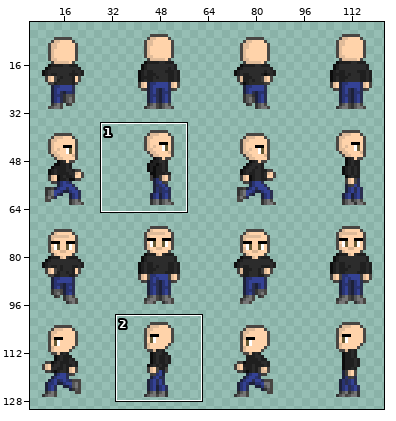
Sprite sheet -- res/entities/Bandit/bandit0_spritesheet.png. The first picture is a wide view before the edit; the outline marks the close-up.
Close-up. First the earlier version:
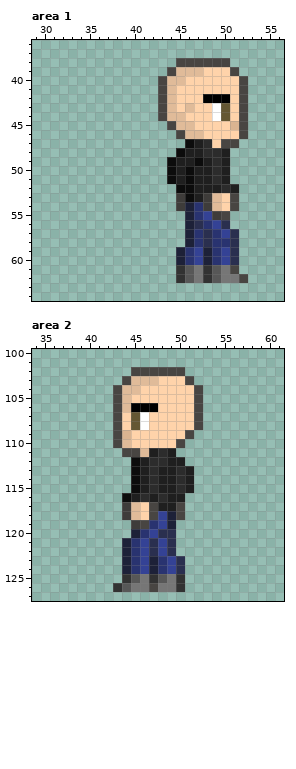
The file is 128x128 pixels. Colours within 5 levels of each other are drawn and written as one. Shown: area 1: x 29..56, y 36..64; area 2: x 34..61, y 100..127. The old version is drawn lined up with the new one, on the new canvas. The wide view leaves out empty margins.
After:
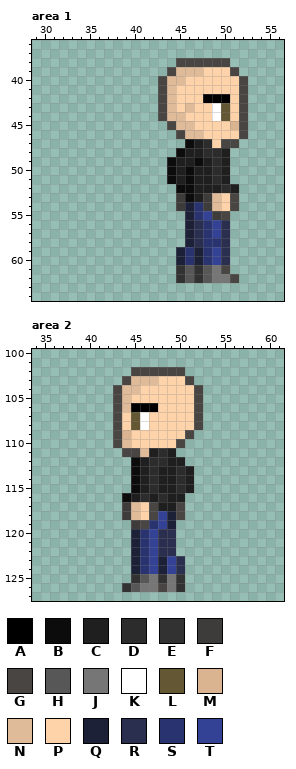
Palette (. is transparent): A #000000  B #0c0c0c  C #1f1f1f  D #2c2c2c  E #323232  F #3e3c3a  G #484542  H #575757  J #767676  K #ffffff  L #645733  M #dab491  N #e0bb99  P #ffd3aa  Q #1d2138  R #2a2f4f  S #293370  T #344295
From old to new:
canvas 128x128 -> 128x256
Changed rows in their new state; - is an unchanged pixel.
Area 1:
first column x 47:
57 RSTR.-
58 RS-R.-
59 QSTR.-
60 QSTR.-
61 EHJG.-
62 EHJ-G.
Area 2:
first column x 43:
121 -.QSTR
122 -.QSTR
123 -.QSTQ
124 -.QSTQ
125 -.EHJE
126 .EH-JG
Changed places in both close-ups, as pixel boxes (x1, y1, x2, y2):
changed: (194, 229, 248, 283)
changed: (113, 538, 167, 592)
